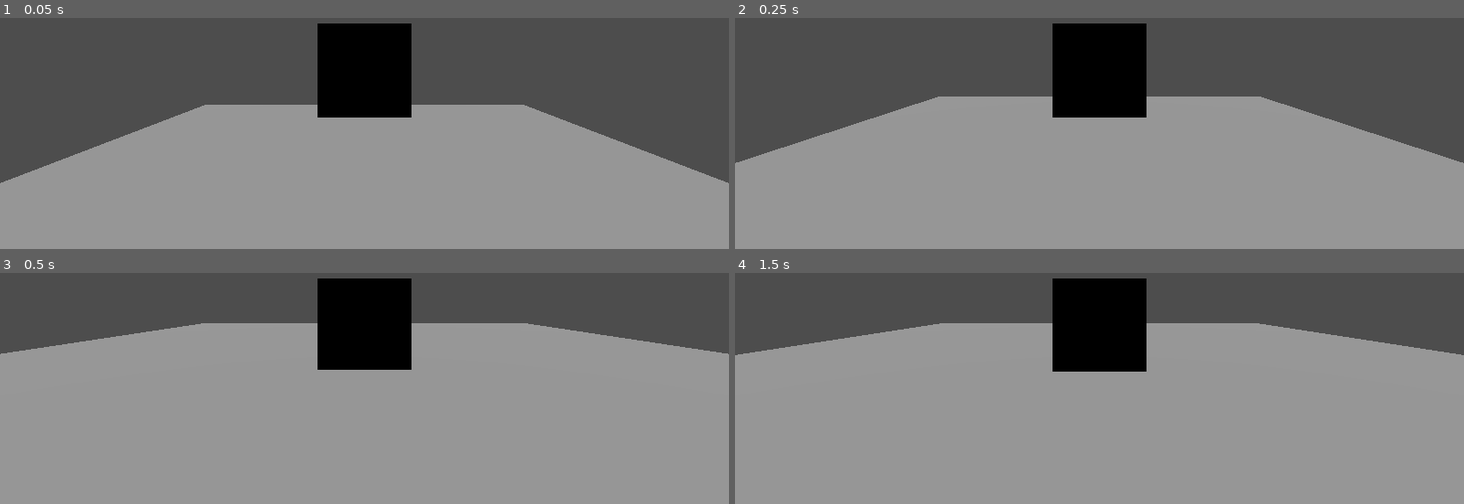
Above: before the commit, frames 1-4 (two rows, left to right).
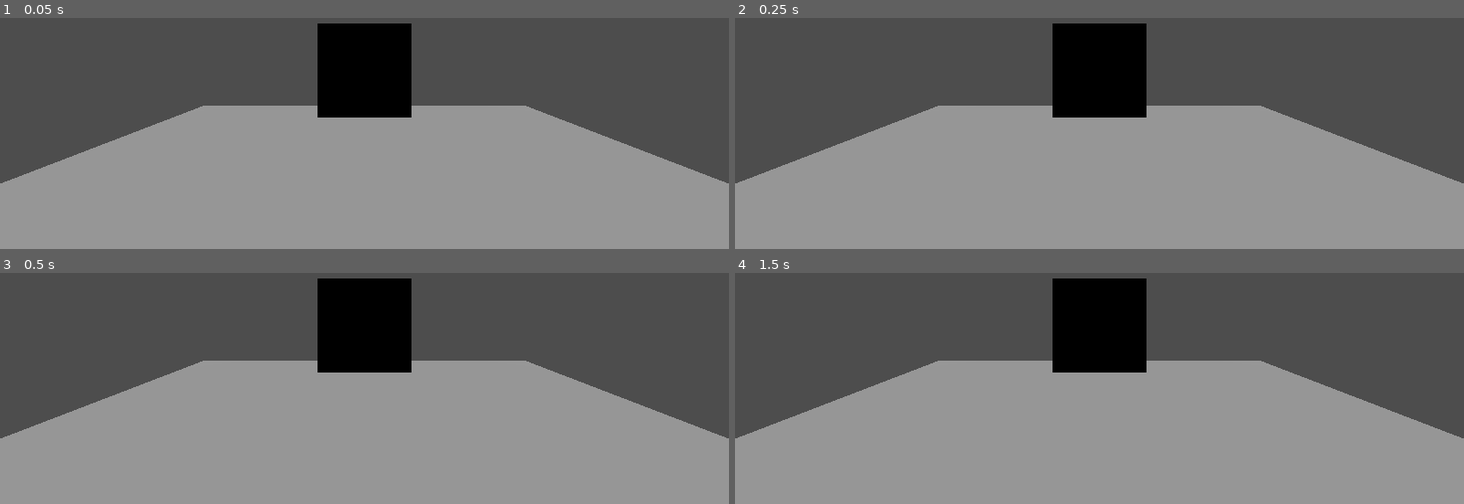
Above: after the commit, the same moments.

Repository: IMKarhu/GMTK2024
Game: Godot game, scene res://scenes/SimpleScene.tscn
Same seed, same stepped clock (60 frames per second), same inputs: the game is played once before the commit and once after it. The project has no main scene, so this scene is started directly.
Inputs:
- Up to frame 1 (0.05 s): no input
- Up to frame 2 (0.25 s): no input
- Up to frame 3 (0.5 s): no input
- Up to frame 4 (1.5 s): tap Enter (ui_accept) at 0.5, 0.6, 0.77, 1.07, 1.25, 1.35 s; hold Right (ui_right) 0.53-1.28 s; hold Down (ui_down) from 1.28 s (still down)

The runs differ from the first frame. In frame 1, 0.2% of the frame differs, in the area x 0-100%, y 37-72%; in frame 2, 4.8%; in frame 3, 20%, in the area x 0-100%, y 21-72%; in frame 4, 20%.

Commit message:
Add player script

Diff:
--- a/OnlyDown/scenes/SimpleScene.tscn
+++ b/OnlyDown/scenes/SimpleScene.tscn
@@ -1,10 +1,8 @@
-[gd_scene load_steps=5 format=3 uid="uid://bukx2nu06olxv"]
+[gd_scene load_steps=4 format=3 uid="uid://bukx2nu06olxv"]
 
 [sub_resource type="BoxMesh" id="BoxMesh_5m3fs"]
 
 [sub_resource type="BoxShape3D" id="BoxShape3D_t0ol2"]
-
-[sub_resource type="PhysicsMaterial" id="PhysicsMaterial_x0cx8"]
 
 [sub_resource type="BoxShape3D" id="BoxShape3D_dv1va"]
 
@@ -20,9 +18,8 @@
 [node name="Collision" type="CollisionShape3D" parent="Floor"]
 shape = SubResource("BoxShape3D_t0ol2")
 
-[node name="Player" type="RigidBody3D" parent="."]
+[node name="Player" type="CharacterBody3D" parent="."]
 transform = Transform3D(1, 0, 0, 0, 1, 0, 0, 0, 1, 0, 2.14001, 0)
-physics_material_override = SubResource("PhysicsMaterial_x0cx8")
 
 [node name="MainCamera" type="Camera3D" parent="Player"]
 transform = Transform3D(1, 0, 0, 0, 1, 0, 0, 0, 1, 0, 0.282001, 3.34856)
--- /dev/null
+++ b/OnlyDown/src/Player.gd
@@ -0,0 +1,31 @@
+extends CharacterBody3D
+
+
+const SPEED = 5.0
+const JUMP_VELOCITY = 4.5
+
+# Get the gravity from the project settings to be synced with RigidBody nodes.
+var gravity = ProjectSettings.get_setting("physics/3d/default_gravity")
+
+
+func _physics_process(delta):
+	# Add the gravity.
+	if not is_on_floor():
+		velocity.y -= gravity * delta
+
+	# Handle jump.
+	if Input.is_action_just_pressed("ui_accept") and is_on_floor():
+		velocity.y = JUMP_VELOCITY
+
+	# Get the input direction and handle the movement/deceleration.
+	# As good practice, you should replace UI actions with custom gameplay actions.
+	var input_dir = Input.get_vector("ui_left", "ui_right", "ui_up", "ui_down")
+	var direction = (transform.basis * Vector3(input_dir.x, 0, input_dir.y)).normalized()
+	if direction:
+		velocity.x = direction.x * SPEED
+		velocity.z = direction.z * SPEED
+	else:
+		velocity.x = move_toward(velocity.x, 0, SPEED)
+		velocity.z = move_toward(velocity.z, 0, SPEED)
+
+	move_and_slide()
